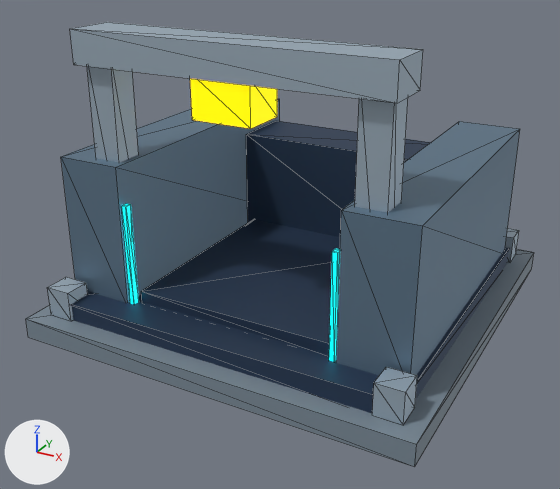
One commit to the glTF model assets/models/fabricator_low.glb: the scene before it, then after it.
Rendered twice from a camera (50 mm lens) standing at (3.89, -7.64, 4.51) and looking at (-0.07, -0.43, 0.9). The axes (+X, +Y, +Z) are drawn at lower left. The lights are the same throughout. The first picture is the older version. Mesh edges are drawn as thin lines.

In view in the first picture: 'Conveyor', 'Corner lock.001', 'Corner lock.002', 'Corner lock.003', 'Factory side pod', 'Factory side pod.001', 'Foundation', 'Gantry bridge', 'Gantry pillar', 'Gantry pillar.001', 'Manipulator carriage', 'Rear workshop', 'Undercarriage' and 2 more.
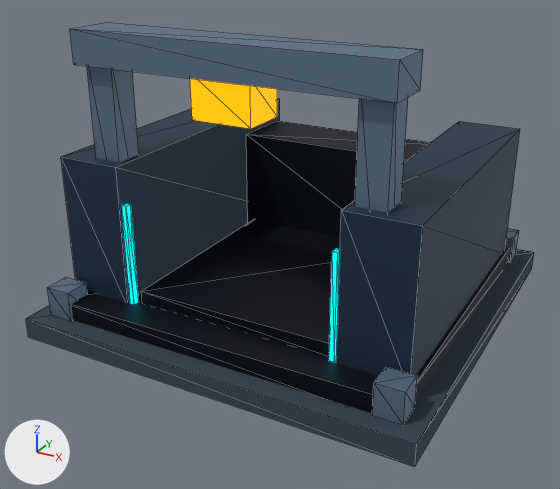
What changed in the scene script:
```text
Change mat_concrete:
    mat_concrete.base_color: (0.204, 0.263, 0.318) -> (0.0343, 0.0561, 0.0823)  # greyish blue #7d8c99 -> dark blue #344351
Change mat_dark:
    mat_dark.base_color: (0.0314, 0.0588, 0.114) -> (0.00243, 0.00478, 0.0123)  # dark blue #32455f -> black #080f1d
Change mat_edge:
    mat_edge.base_color: (0.412, 0.51, 0.596) -> (0.141, 0.223, 0.314)  # light grey #acbdcb -> blue #698298
Change mat_armor:
    mat_armor.base_color: (0.149, 0.235, 0.322) -> (0.0194, 0.0452, 0.0844)  # blue #6c859a -> dark blue #263c52
Change mat_amber:
    mat_amber.base_color: (1.0, 0.667, 0.0) -> (1.0, 0.402, 0.0)  # yellow #ffd500 -> orange #ffaa00
    mat_amber.emission_color: (1.0, 0.667, 0.0) -> (1.0, 0.402, 0.0)  # yellow #ffd500 -> orange #ffaa00
```

What differs and where, as boxes [x1, y1, x2, y2] in the pictures (560 x 489 px):
'Factory side pod.001', recoloured (blue to dark blue)
    both: [336, 121, 520, 375]
'Factory side pod', recoloured (blue to dark blue)
    both: [61, 98, 280, 303]
'Foundation', recoloured (greyish blue to dark blue)
    both: [26, 249, 534, 467]
'Gantry bridge', recoloured (light grey to blue)
    both: [70, 22, 423, 103]
'Conveyor', recoloured (dark blue to black)
    both: [141, 219, 341, 355]
'Undercarriage', recoloured (dark blue to black)
    both: [71, 247, 509, 413]
'Rear workshop', recoloured (dark blue to black)
    both: [246, 121, 431, 237]
'Gantry pillar.001', recoloured (darker)
    both: [355, 98, 408, 213]
'Gantry pillar', recoloured (darker)
    both: [87, 66, 139, 162]
'Manipulator carriage', recoloured
    both: [190, 79, 277, 129]
'Corner lock.003', recoloured (darker)
    both: [372, 367, 417, 425]
'Corner lock.001', recoloured (darker)
    both: [47, 277, 88, 321]
'Corner lock.002', recoloured (darker)
    both: [505, 228, 519, 263]
